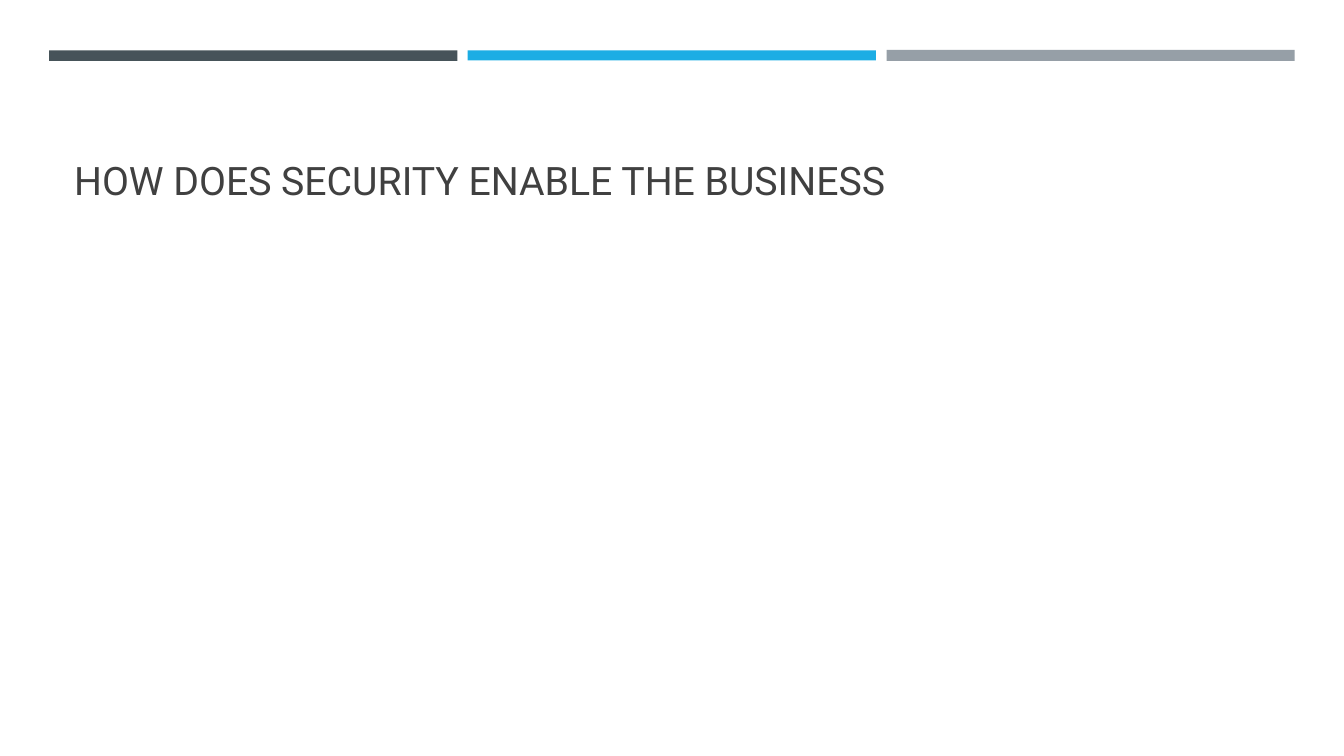
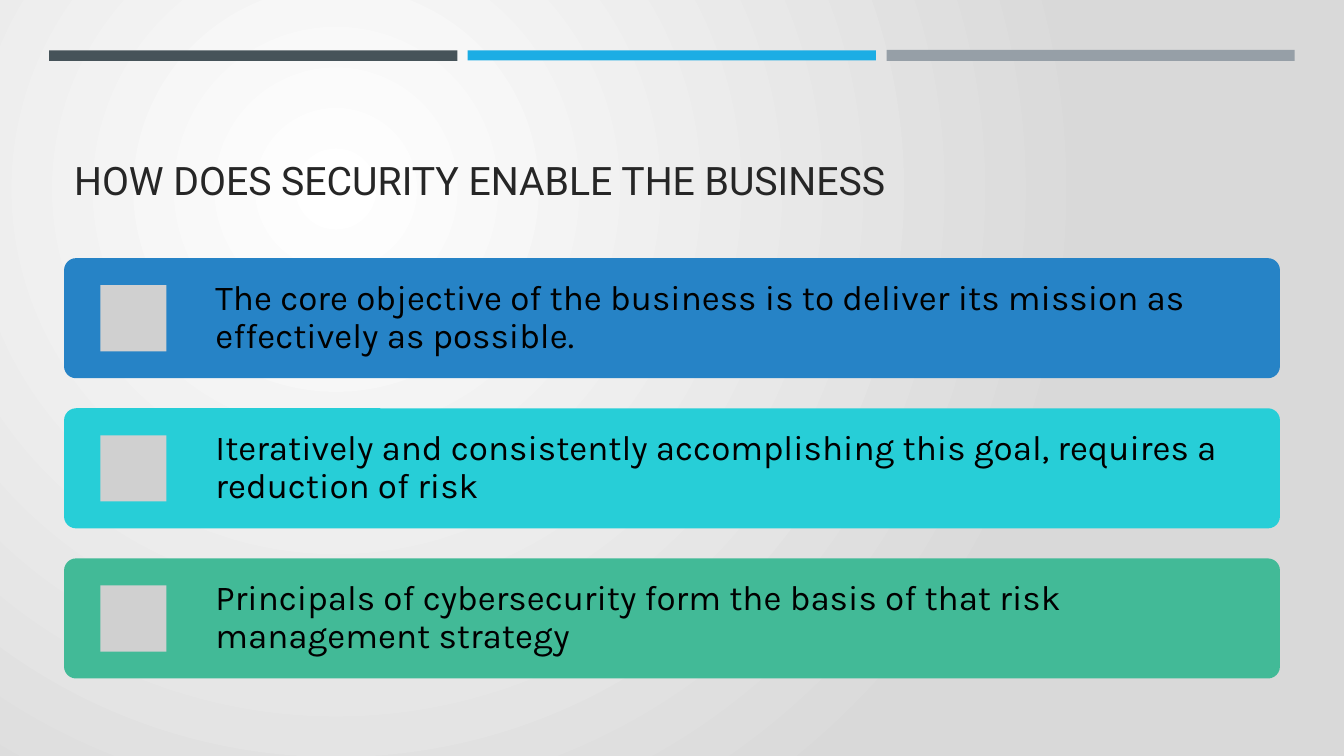
Before and after one commit to dr-natetorious/TIM-8301-Principals_of_CyberSecurity, a slide deck: slide 5 of Week8_OrgNeedsPresentation/BachmeierNTIM8301-8.pptx. Drawn at 1344x756 pixels with LibreOffice and Linux fonts; fonts in the diff are those of the drawing; grey boxes stand for pictures. Boxes give left, top, right and bottom in pixels: in the first picture for what was removed or moved away, otherwise in the second. Text is boxed around its words. In the diff, an @@ line names an element or a change of style, - is before the commit and + after.

```diff
--- a/Week8_OrgNeedsPresentation/BachmeierNTIM8301-8.pptx
+++ b/Week8_OrgNeedsPresentation/BachmeierNTIM8301-8.pptx
@@ background #FFFFFF to gradient #FFFFFF to #D9D9D9 @@
@@ title "HOW DOES SECURITY ENABLE THE ..." at (74, 166, 885, 196): text colour #404040 to #262626 @@
@@ group added at (65, 258, 1280, 679): 3 rounded rectangles, 3 pictures, 3 texts @@
+The core objective of the business is to deliver its mission as effectively as possible.
+Iteratively and consistently accomplishing this goal, requires a reduction of risk
+Principals of cybersecurity form the basis of that risk management strategy
```
Also in this commit, not shown: 3 other slides changed, 7 slides added, 6 slides removed, 1 other file.
